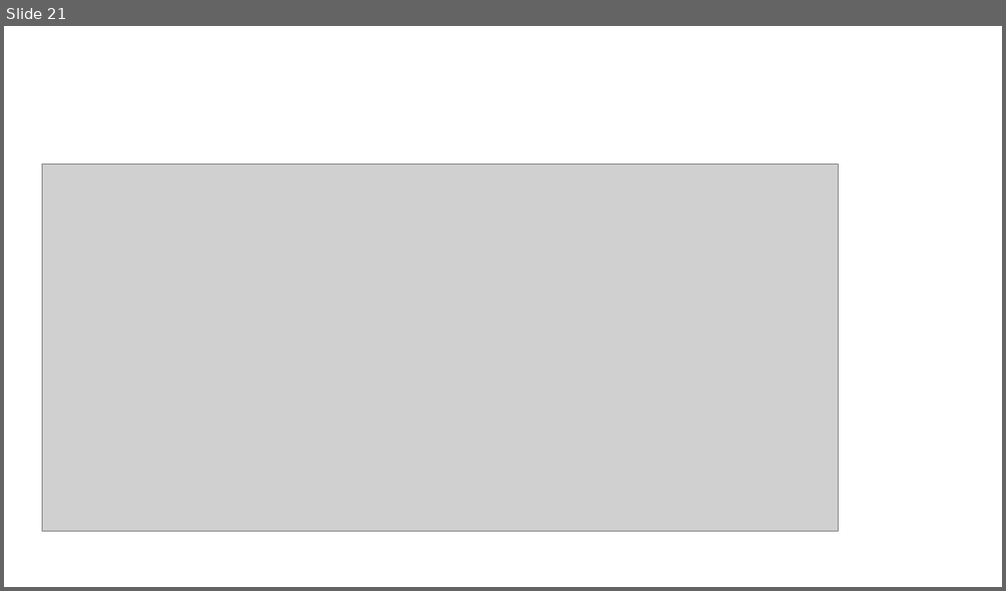
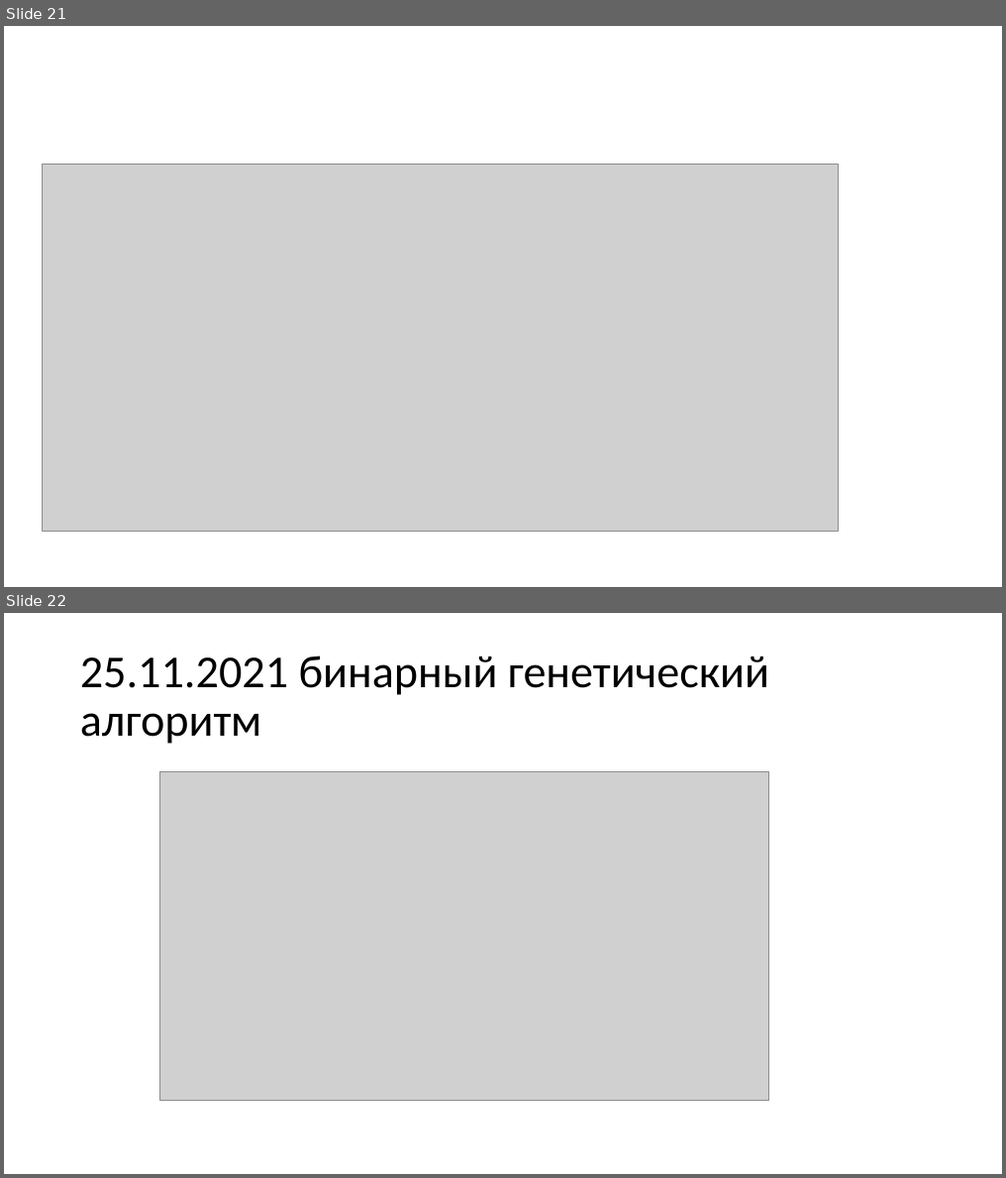
Before and after one commit to SofiFairyTell/labwork_2021, a slide deck: Моделирование систем_/Лекции/Схемы.pptx. Shown one above the other, each under a label of ours: slide 21 before the commit, slides 21 and 22 after it. The pictures are 1006x591 and 1006x1178 pixels, drawn with LibreOffice and Linux fonts; fonts in the diff are those of the drawing; grey boxes stand for pictures. Boxes give left, top, right and bottom in pixels: in the first picture for what was removed or moved away, otherwise in the second. Text is boxed around its words. In the diff, an @@ line names an element or a change of style, - is before the commit and + after.

```diff
--- a/Моделирование систем_/Лекции/Схемы.pptx
+++ b/Моделирование систем_/Лекции/Схемы.pptx
@@ slide 22 added at (4,613,1002,1174), background #FFFFFF @@
@@ title added at (80,656,769,744), 44 pt, text #000000 @@
+25.11.2021 бинарный генетический алгоритм
@@ picture added at (160,772,769,1101) @@
```
Also in this commit, not shown: 9 other slides added, 1 other file.
